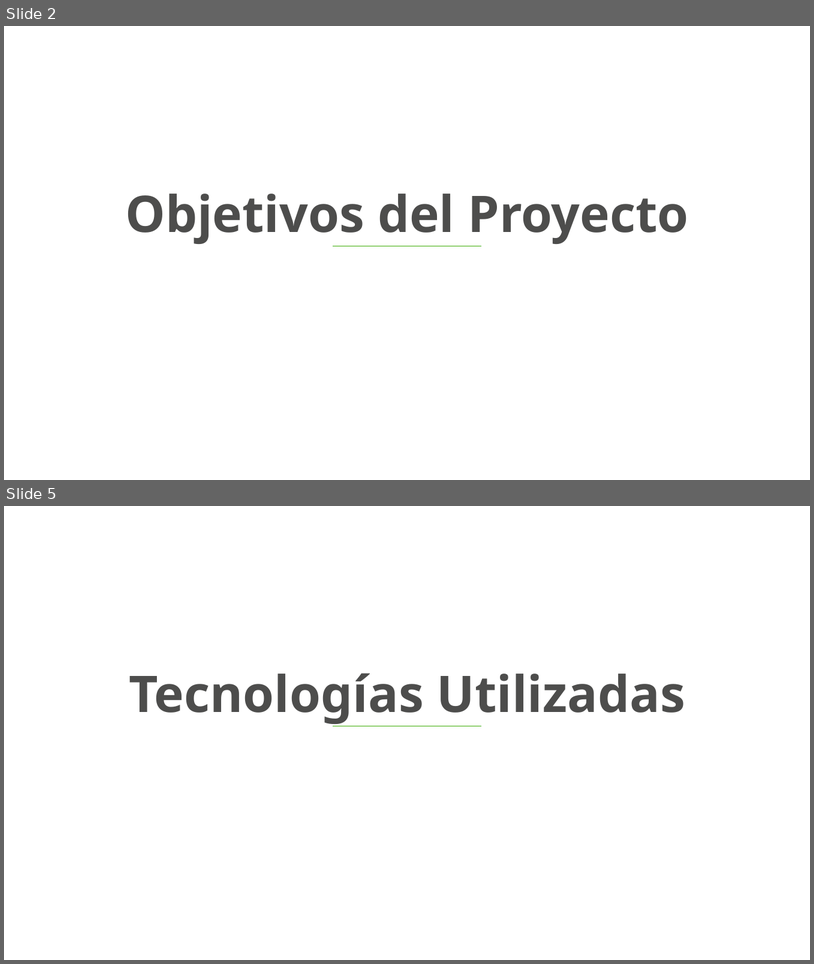
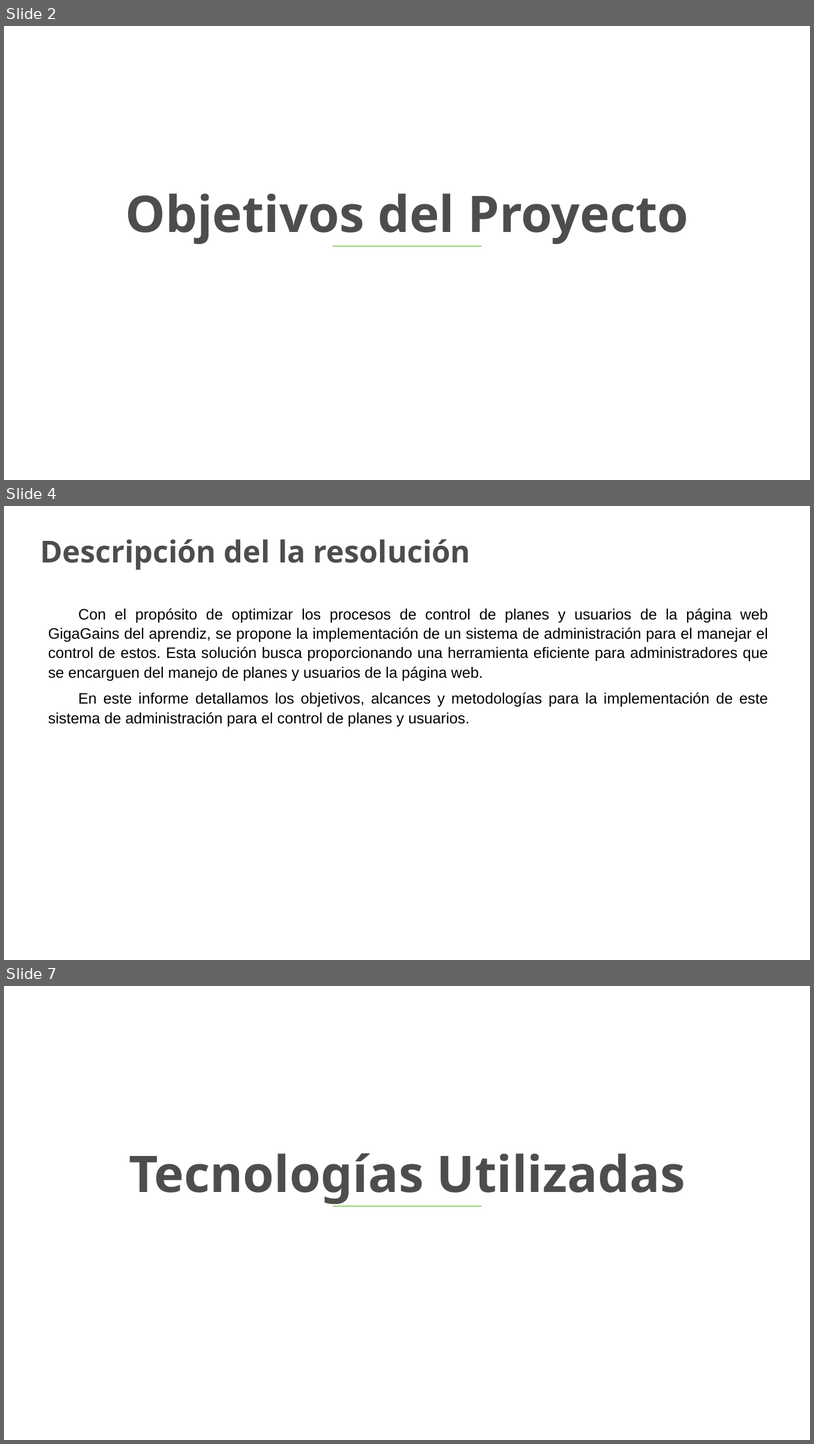
Before and after one commit to DavidPulidoSarmiento/PROYECTO, a slide deck: Proyecto/Presentacion.pptx. Shown one above the other, each under a label of ours: slides 2 and 5 before the commit, slides 2, 4 and 7 after it; the slides between them are not shown. The pictures are 814x964 and 814x1444 pixels, drawn with LibreOffice and Linux fonts; fonts in the diff are those of the drawing. Boxes give left, top, right and bottom in pixels: in the first picture for what was removed or moved away, otherwise in the second. Text is boxed around its words. In the diff, an @@ line names an element or a change of style, - is before the commit and + after.

```diff
--- a/Proyecto/Presentacion.pptx
+++ b/Proyecto/Presentacion.pptx
@@ slide 4 added at [4, 506, 810, 960], background #FFFFFF @@
@@ text added at [40, 539, 471, 570], 36 pt, text #4D4D4C, bold @@
+Descripción del la resolución
@@ text added at [48, 608, 768, 726], 18 pt, text #000000 @@
+Con el propósito de optimizar los procesos de control de planes y usuarios de la página web GigaGains del aprendiz, se propone la implementación de un sistema de administración para el manejar el control de estos. Esta solución busca proporcionando una herramienta eficiente para administradores que se encarguen del manejo de planes y usuarios de la página web.
+En este informe detallamos los objetivos, alcances y metodologías para la implementación de este sistema de administración para el control de planes y usuarios.
@@ what was slide 5 is now slide 7 @@
```
Also in this commit, not shown: 3 slides changed, 2 other slides added, 6 slides removed, 3 other files.
